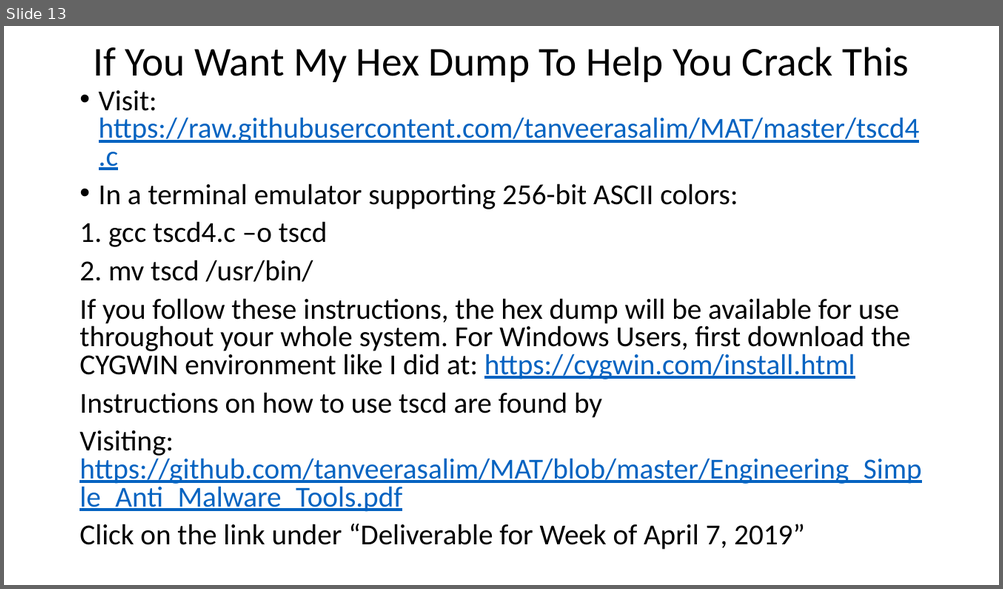
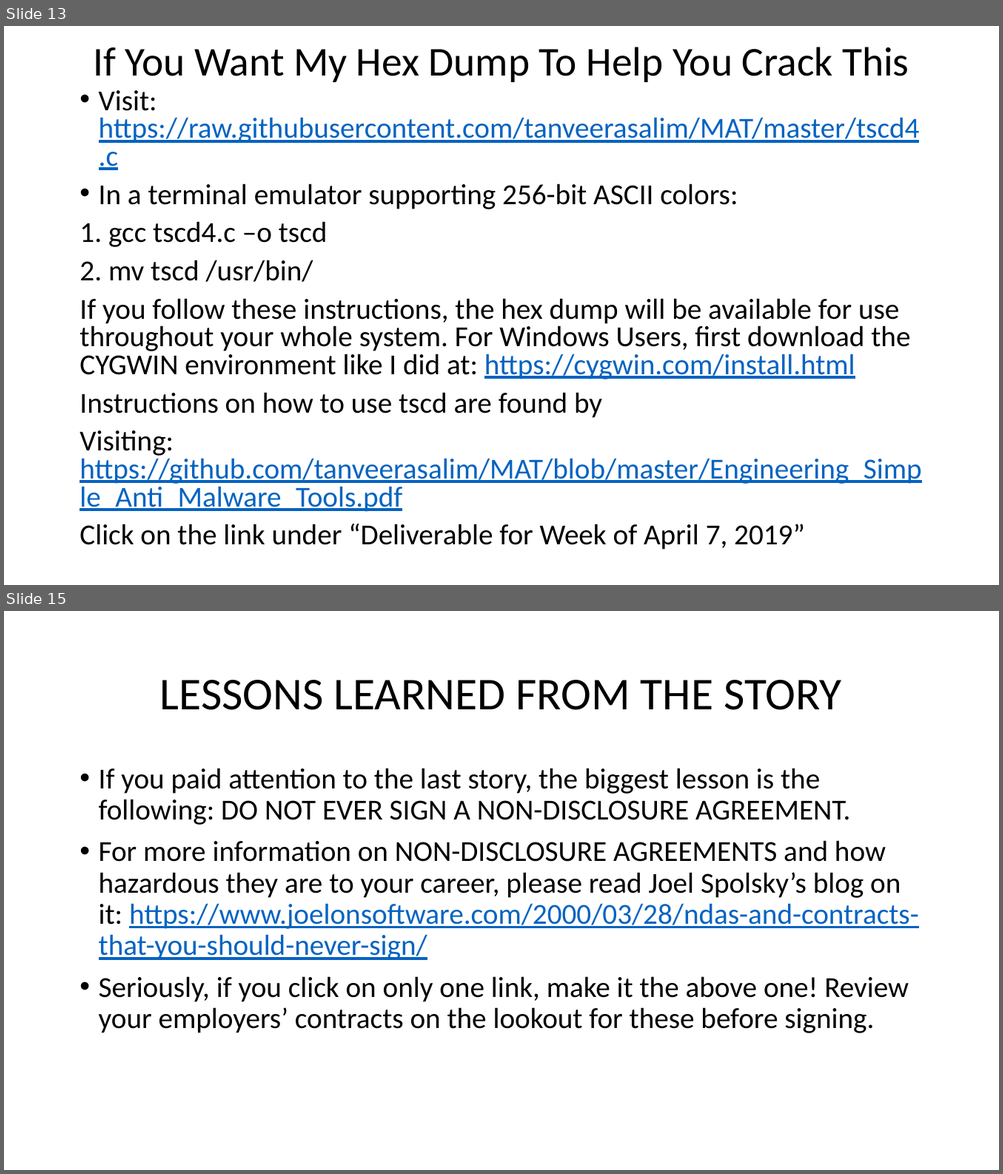
Before and after one commit to fosres/MAT, a slide deck: A_Guide_To_Malware_Analysis.pptx. Shown one above the other, each under a label of ours: slide 13 before the commit, slides 13 and 15 after it; the slides between them are not shown. The pictures are 1003x589 and 1003x1174 pixels, drawn with LibreOffice and Linux fonts; fonts in the diff are those of the drawing. Boxes give left, top, right and bottom in pixels: in the first picture for what was removed or moved away, otherwise in the second. Text is boxed around its words. In the diff, an @@ line names an element or a change of style, - is before the commit and + after.

```diff
--- a/A_Guide_To_Malware_Analysis.pptx
+++ b/A_Guide_To_Malware_Analysis.pptx
@@ slide 15 added at bbox=[4, 611, 999, 1170], background #FFFFFF @@
@@ title added at bbox=[160, 680, 842, 710], 44 pt, text #000000 @@
+LESSONS LEARNED FROM THE STORY
@@ text added at bbox=[99, 768, 919, 1034], 28 pt, text #000000 @@
+• If you paid attention to the last story, the biggest lesson is the following: DO NOT EVER SIGN A NON-DISCLOSURE AGREEMENT.
+• For more information on NON-DISCLOSURE AGREEMENTS and how hazardous they are to your career, please read Joel Spolsky’s blog on it: https://www.joelonsoftware.com/2000/03/28/ndas-and-contracts-that-you-should-never-sign/
+• Seriously, if you click on only one link, make it the above one! Review your employers’ contracts on the lookout for these before signing.
```
Also in this commit, not shown: 2 other slides added, 1 other file.
